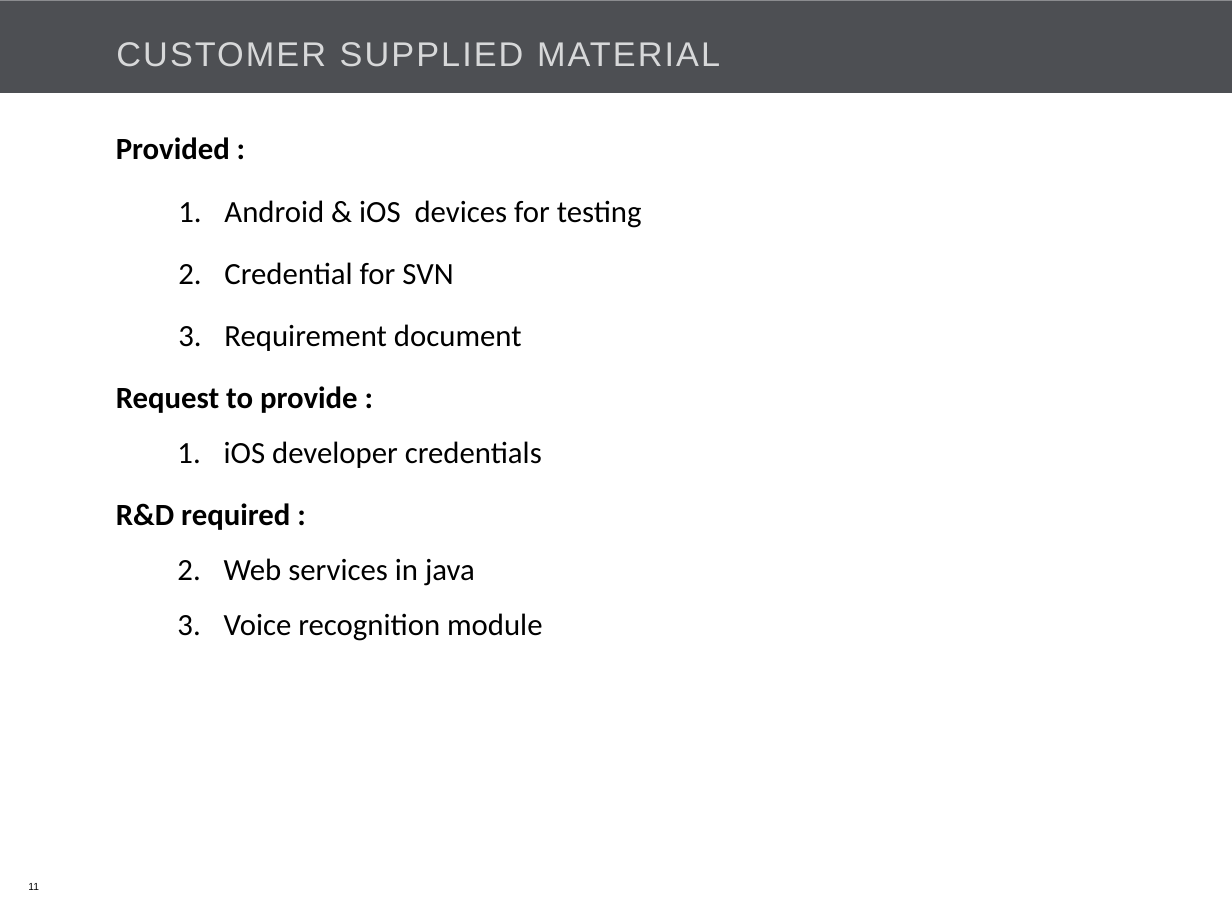
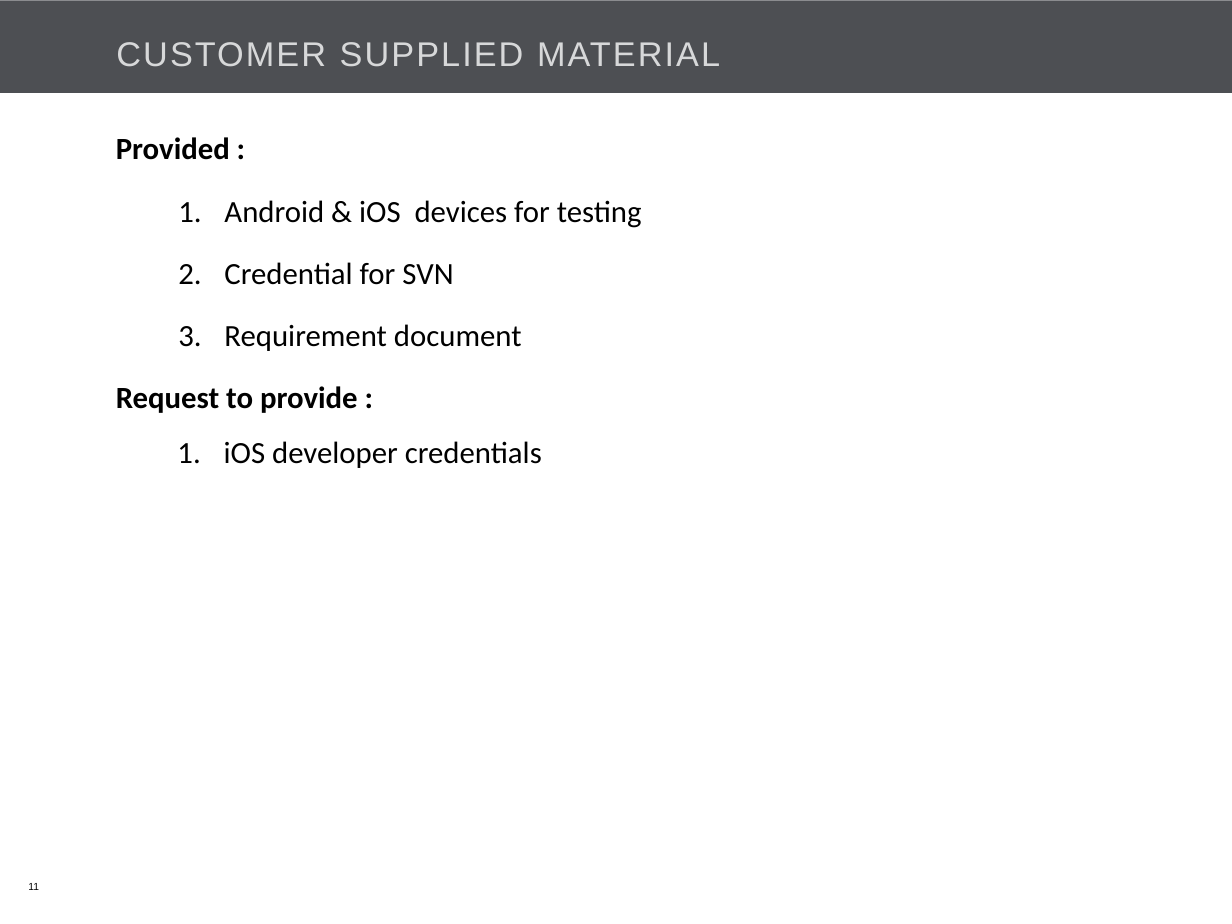
Before and after one commit to Bajarangi/demo, a slide deck: slide 11 of trunk/EasiCab/Documents/EASiCab_POC_kick off.pptx. Drawn at 1232x924 pixels with LibreOffice and Linux fonts; fonts in the diff are those of the drawing; background and template pictures are left out. Boxes give left, top, right and bottom in pixels: in the first picture for what was removed or moved away, otherwise in the second. Text is boxed around its words. In the diff, an @@ line names an element or a change of style, - is before the commit and + after.

```diff
--- a/trunk/EasiCab/Documents/EASiCab_POC_kick off.pptx
+++ b/trunk/EasiCab/Documents/EASiCab_POC_kick off.pptx
@@ text at [116,503,542,641]: paragraphs removed @@
-R&D required :
-  1. Web services in java
-  2. Voice recognition module
```
Also in this commit, not shown: 10 other slides changed, 2 other files.
